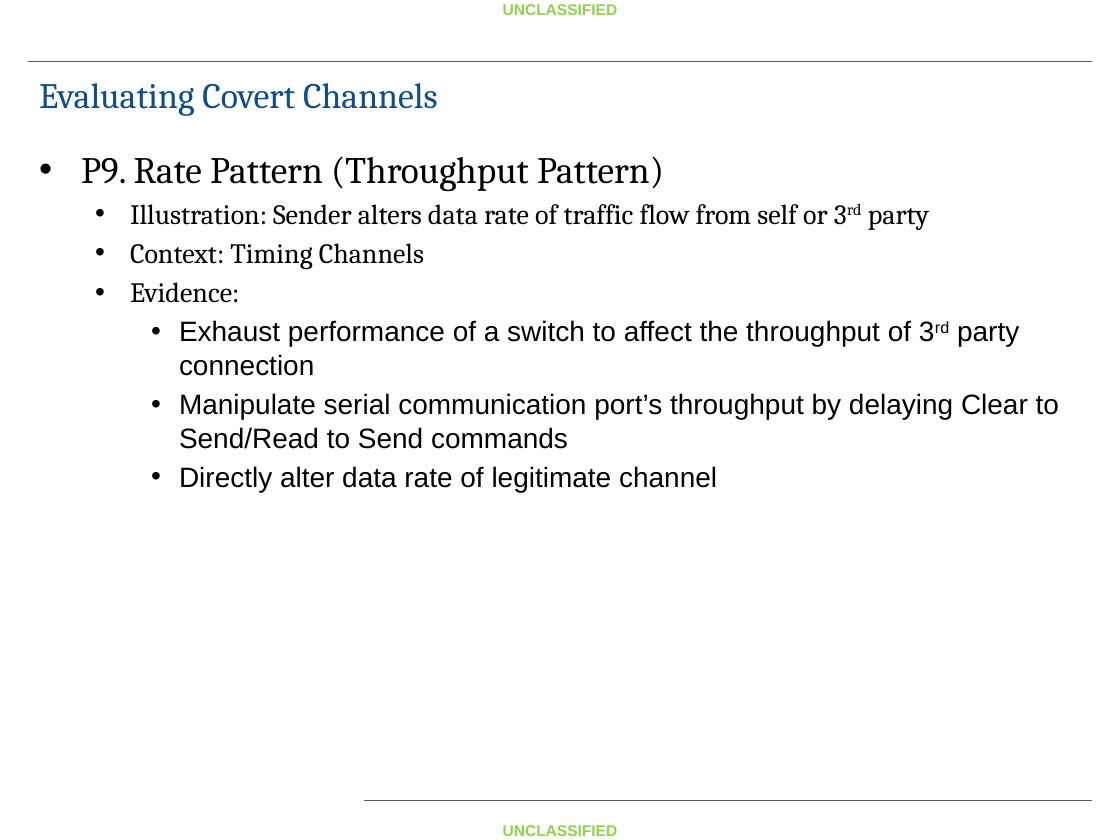
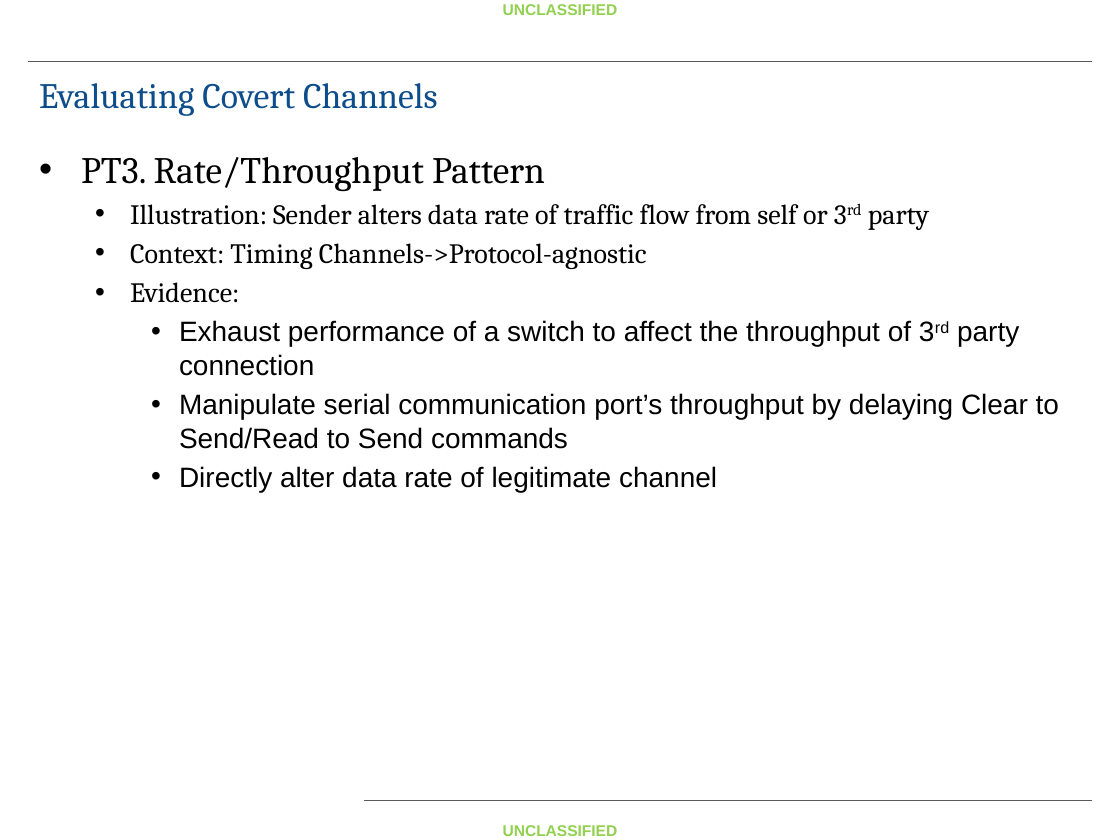
Before and after one commit to fitzgeralddaniel/CovertChannelClass, a slide deck: slide 21 of Handout/Covert Channel Lecture Whitepaper Slides.pptx (slide 15 before the commit). Drawn at 1120x840 pixels with LibreOffice and Linux fonts; fonts in the diff are those of the drawing; background and template pictures are left out. Boxes give left, top, right and bottom in pixels: in the first picture for what was removed or moved away, otherwise in the second. Text is boxed around its words. In the diff, an @@ line names an element or a change of style, - is before the commit and + after.

```diff
--- a/Handout/Covert Channel Lecture Whitepaper Slides.pptx
+++ b/Handout/Covert Channel Lecture Whitepaper Slides.pptx
@@ text at (81, 157, 545, 192): text changed @@
-• P9. Rate Pattern (Throughput Pattern)
+• PT3. Rate/Throughput Pattern
@@ text at (130, 243, 647, 269): text changed @@
-  • Context: Timing Channels
+  • Context: Timing Channels->Protocol-agnostic
```
Also in this commit, not shown: 17 other slides changed, 13 slides added, 2 slides removed, 13 other files.
